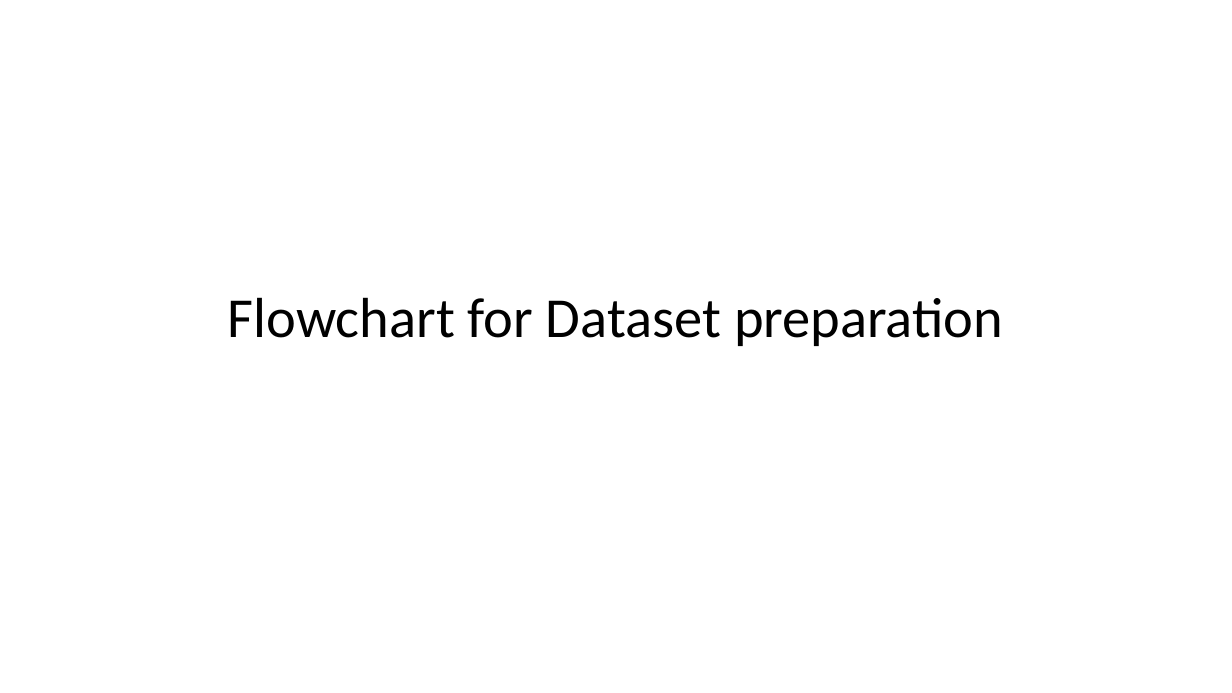
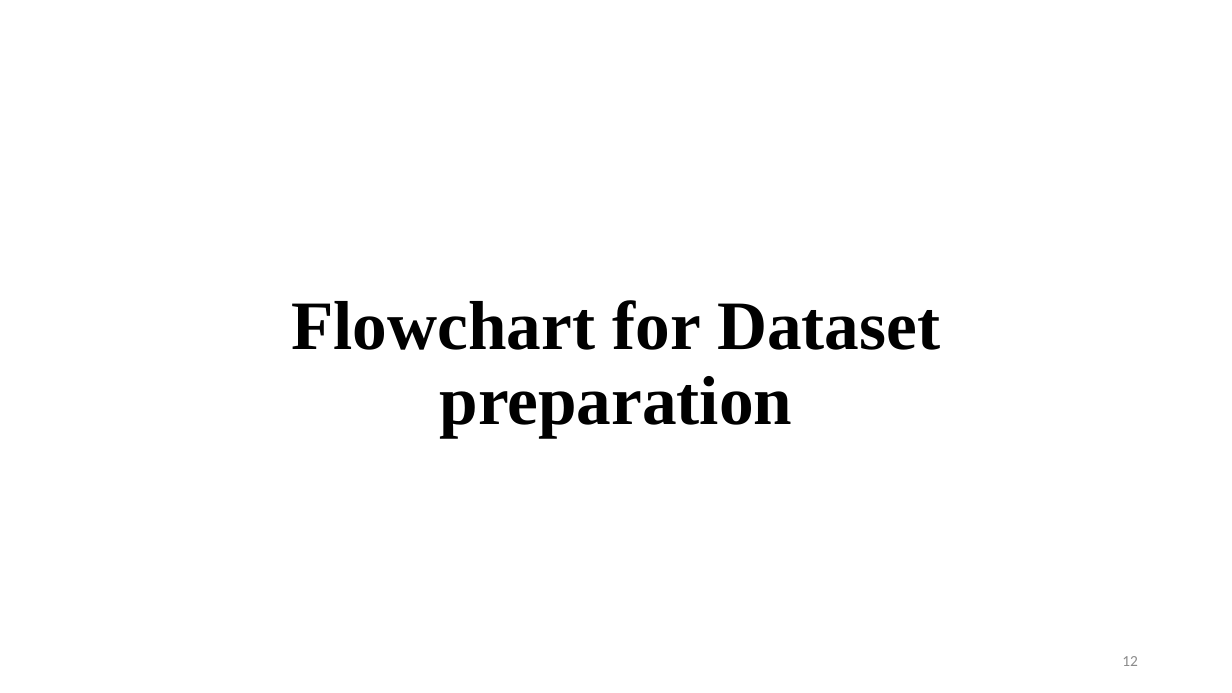
Before and after one commit to BipinGodar/ProjectReport, a slide deck: slide 12 of Smart Gloves using Flex Sensor.pptx (slide 10 before the commit). Drawn at 1232x693 pixels with LibreOffice and Linux fonts; fonts in the diff are those of the drawing. Boxes give left, top, right and bottom in pixels: in the first picture for what was removed or moved away, otherwise in the second. Text is boxed around its words. In the diff, an @@ line names an element or a change of style, - is before the commit and + after.

```diff
--- a/Smart Gloves using Flex Sensor.pptx
+++ b/Smart Gloves using Flex Sensor.pptx
@@ title "Flowchart for Dataset preparation" moved from (x1=228, y1=297, x2=1003, y2=346) to (x1=291, y1=300, x2=940, y2=438) @@
@@ title "Flowchart for Dataset preparation" at (x1=291, y1=300, x2=940, y2=438): size 44 to 54 pt, font Calibri to Times New Roman, bold on @@
@@ page number added at (x1=1122, y1=656, x2=1138, y2=666), 12 pt, text #8C8C8C @@
+12
```
Also in this commit, not shown: 11 other slides changed, 9 slides added, 5 slides removed, 3 other files.
